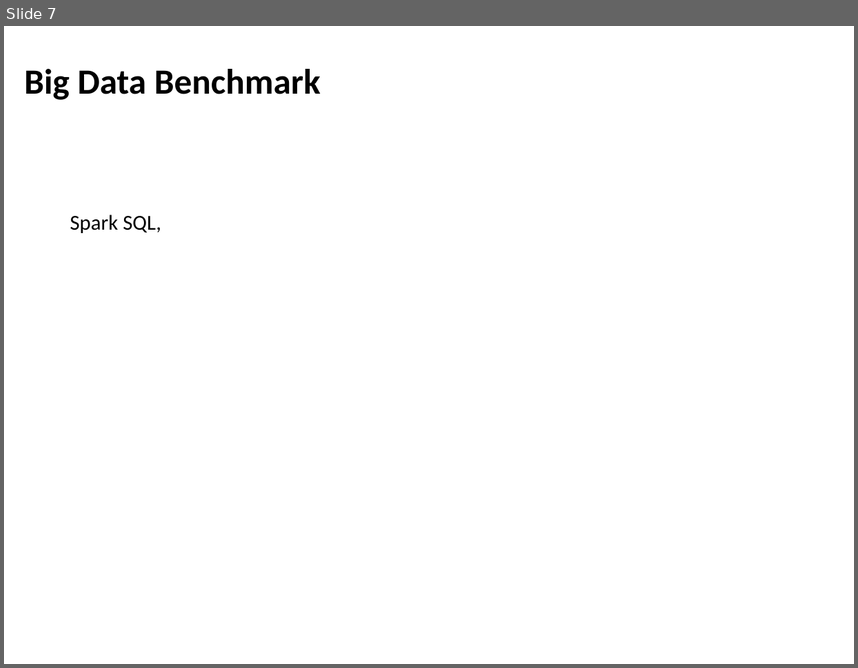
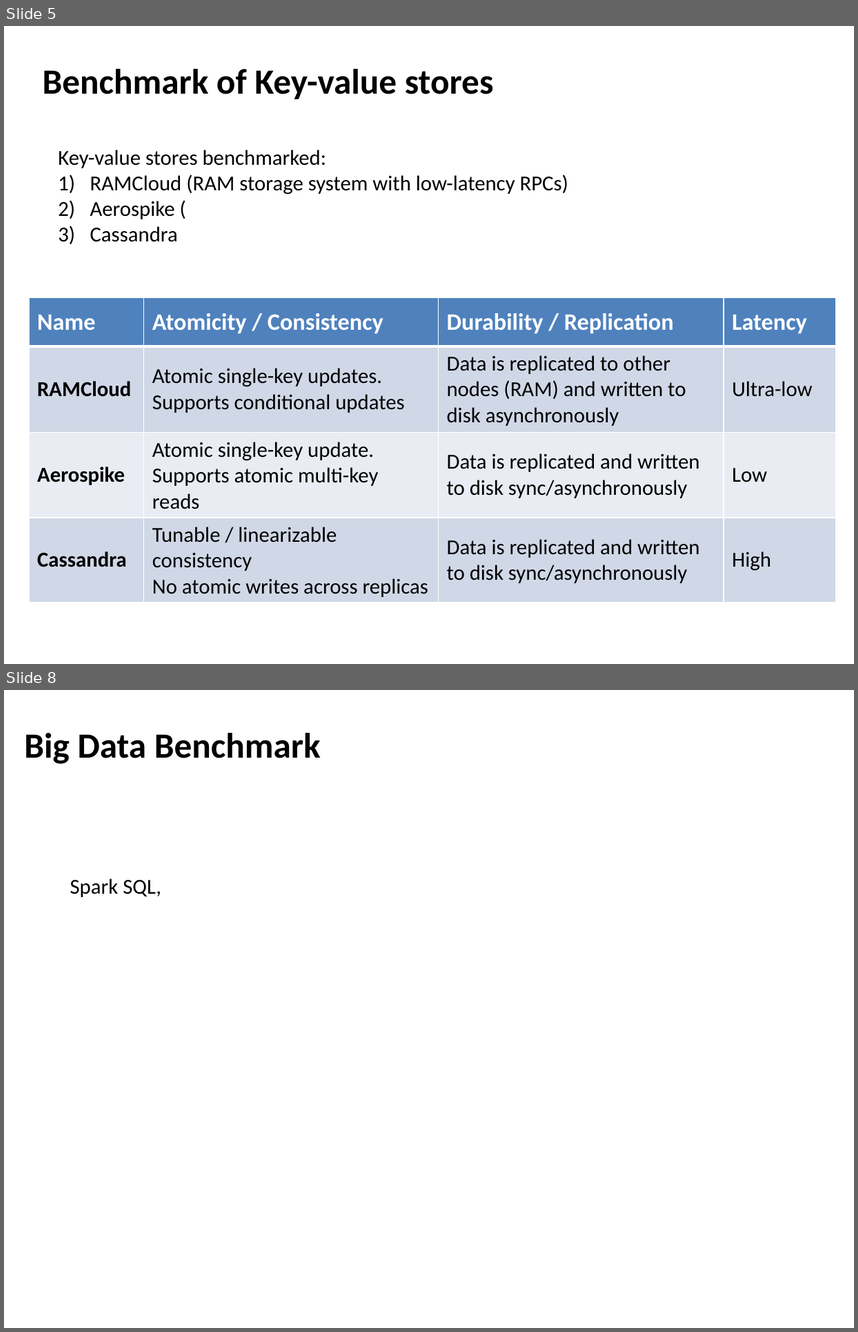
Before and after one commit to jcarreira/aspire-retreat, a slide deck: FireboxBenchmarks-retreat.pptx. Shown one above the other, each under a label of ours: slide 7 before the commit, slides 5 and 8 after it; the slides between them are not shown. The pictures are 858x668 and 858x1332 pixels, drawn with LibreOffice and Linux fonts; fonts in the diff are those of the drawing. Boxes give left, top, right and bottom in pixels: in the first picture for what was removed or moved away, otherwise in the second. Text is boxed around its words. In the diff, an @@ line names an element or a change of style, - is before the commit and + after.

```diff
--- a/FireboxBenchmarks-retreat.pptx
+++ b/FireboxBenchmarks-retreat.pptx
@@ slide 5 added at <box>4,26,854,664</box>, background #FFFFFF @@
@@ text added at <box>43,69,494,99</box>, 30 pt, text #000000, bold @@
+Benchmark of Key-value stores
@@ text added at <box>58,150,568,242</box>, 18 pt, text #000000 @@
+Key-value stores benchmarked:
+1) RAMCloud (RAM storage system with low-latency RPCs)
+2) Aerospike (
+3) Cassandra
@@ table added at <box>29,297,835,601</box>, 4 rows, 4 columns @@
+Name | Atomicity / Consistency | Durability / Replication | Latency
+RAMCloud | Atomic single-key updates. / Supports conditional updates | Data is replicated to other nodes (RAM) and written to disk asynchronously | Ultra-low
+Aerospike | Atomic single-key update. Supports atomic multi-key reads | Data is replicated and written to disk sync/asynchronously | Low
+Cassandra | Tunable / linearizable consistency / No atomic writes across replicas | Data is replicated and written to disk sync/asynchronously | High
@@ what was slide 7 is now slide 8 @@
```
Also in this commit, not shown: 4 slides changed, 6 other slides added, 3 slides removed, 11 other files.
